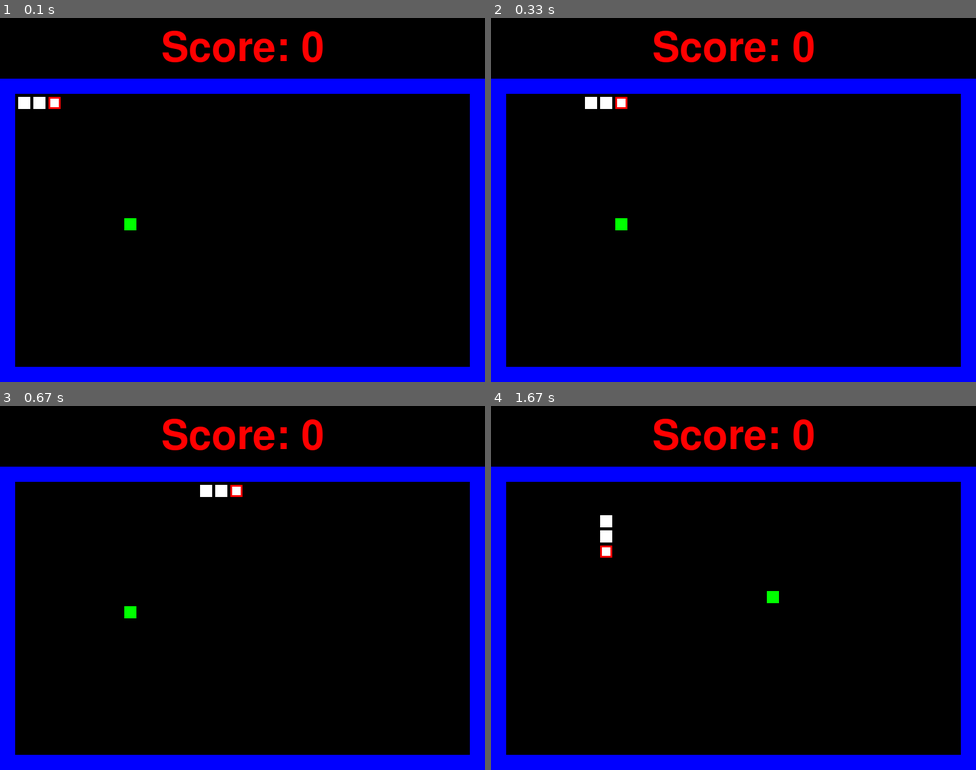
Above: before the commit, frames 1-4 (two rows, left to right).
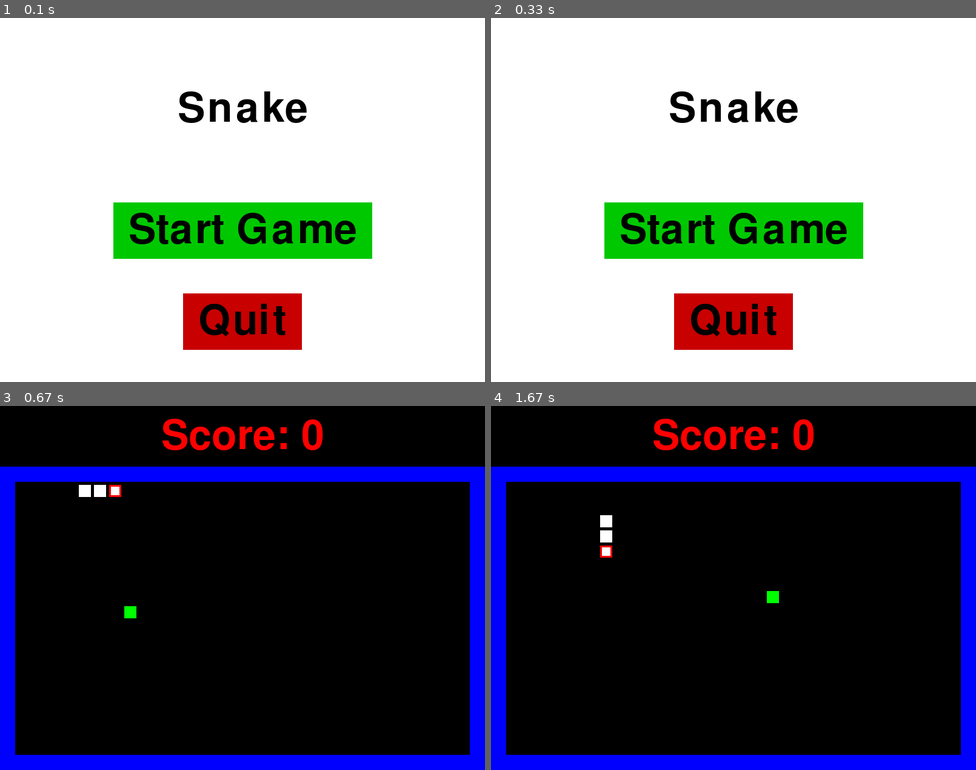
Above: after the commit, the same moments.

Repository: danlls/snake-pygame
Game: pygame game, started from main.py
Two runs of this game, one before a commit and one after it. Both use one fixed random seed, a clock stepped at 60 frames per second and the inputs below.
Inputs (mouse positions are in pixels of both pictures, inside the frame that each line leads up to):
- Up to frame 1 (0.1 s): no input
- Up to frame 2 (0.33 s): no input
- Up to frame 3 (0.67 s): press the mouse at (242, 617) at 0.37 s; move the mouse to (266, 642) at 0.47 s; release the mouse at (291, 668) at 0.6 s
- Up to frame 4 (1.67 s): hold Up 0.67-1.13 s; move the mouse to (583, 533) at 0.7 s; press the mouse at (733, 617) at 1.2 s; move the mouse to (791, 544) at 1.3 s; release the mouse at (854, 467) at 1.43 s; hold Down from 1.5 s (still down); move the mouse to (772, 664) at 1.53 s

The runs differ from the first frame. In frame 1, 97% of the frame differs, in the area x 0-100%, y 0-100%; in frame 2, 97%; in frame 3, 0.5%; in frame 4, nothing differs.

Commit message:
Ref #16 -- Add main menu
Closes #16

Diff:
--- a/main.py
+++ b/main.py
@@ -293,6 +293,60 @@
             pygame.display.update()
             self.clock.tick(FRAMERATE)
 
+    def main_menu(self):
+        while True:
+            for event in pygame.event.get():
+                if event.type == pygame.QUIT:
+                    self.quit()
+
+            self.screen.fill(WHITE)
+
+            # Main menu text
+            self.intro_text = self.font.render("Snake", True, BLACK)
+            self.intro_text_pos = self.intro_text.get_rect()
+            self.intro_text_pos.center = ((self.screen_width/2),(self.screen_height/4))
+            self.screen.blit(self.intro_text, self.intro_text_pos)
+
+            # Draw buttons' text
+            button_padx = 50
+            button_pady = 25
+            start_text = self.font.render("Start Game", True, BLACK)
+            start_pos = start_text.get_rect()
+            start_pos.center = ((self.intro_text_pos.centerx), (self.intro_text_pos.centery+200))
+
+            quit_text = self.font.render("Quit", True, BLACK)
+            quit_pos = quit_text.get_rect()
+            quit_pos.center = ((self.intro_text_pos.centerx), (self.intro_text_pos.centery+350))
+
+            # Paddings
+            start_button_rect = start_pos.inflate(button_padx, button_pady)
+            quit_button_rect = quit_pos.inflate(button_padx, button_pady)
+
+            # Get mouse action
+            mouse_pos = pygame.mouse.get_pos()
+            mouse_click = pygame.mouse.get_pressed()
+
+            # Draw buttons and check for hover
+            button_color = DARK_GREEN
+            if start_button_rect.collidepoint(mouse_pos):
+                button_color = GREEN
+                if mouse_click[0]: self.run()
+            pygame.draw.rect(self.screen, button_color, start_button_rect)
+
+            button_color = DARK_RED
+            if quit_button_rect.collidepoint(mouse_pos):
+                button_color = RED
+                if mouse_click[0]: self.quit()
+            pygame.draw.rect(self.screen, button_color, quit_button_rect)
+
+            # Draw text
+            self.screen.blit(start_text, start_pos)
+            self.screen.blit(quit_text, quit_pos)
+
+            pygame.display.update()
+            self.clock.tick(FRAMERATE)
+
+
     def game_end(self):
         end = True
         while end:
@@ -308,7 +362,7 @@
             self.endgame_text_pos.center = ((self.screen_width/2),(self.screen_height/4))
             self.screen.blit(self.endgame_text, self.endgame_text_pos)
 
-            # Draw buttons
+            # Draw buttons' text
             button_padx = 50
             button_pady = 25
             try_again_text = self.font.render("Try Again", True, BLACK)
@@ -352,4 +406,4 @@
 
 if __name__ == "__main__":
     snake_app = App()
-    snake_app.run()
+    snake_app.main_menu()
